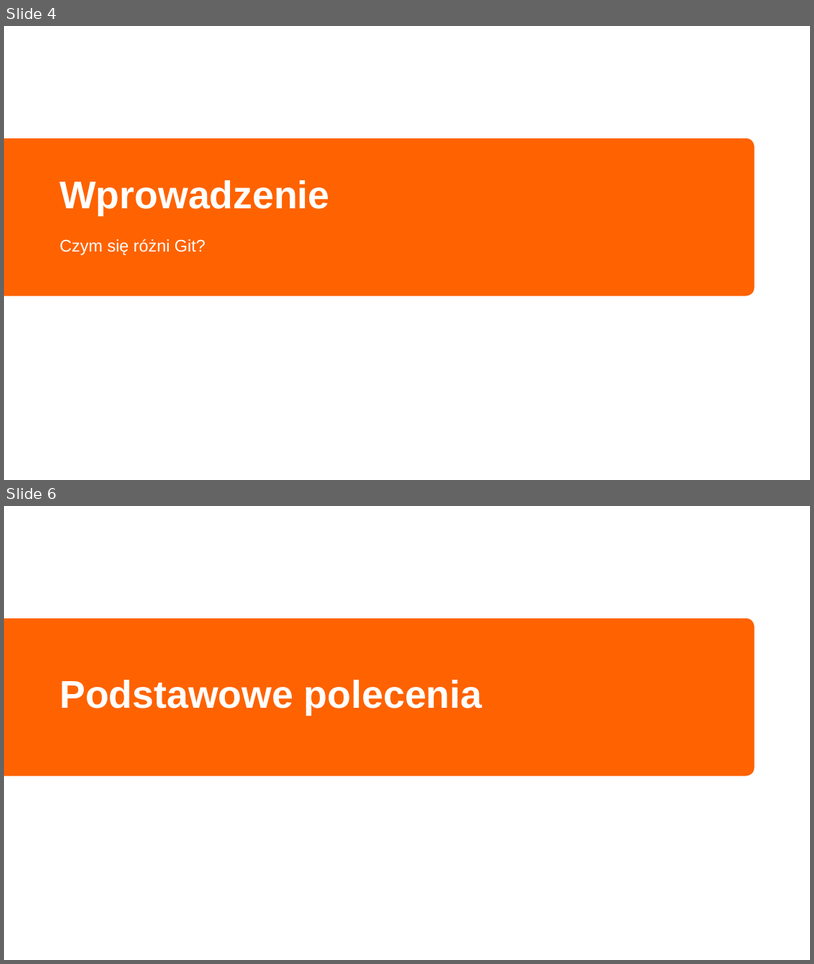
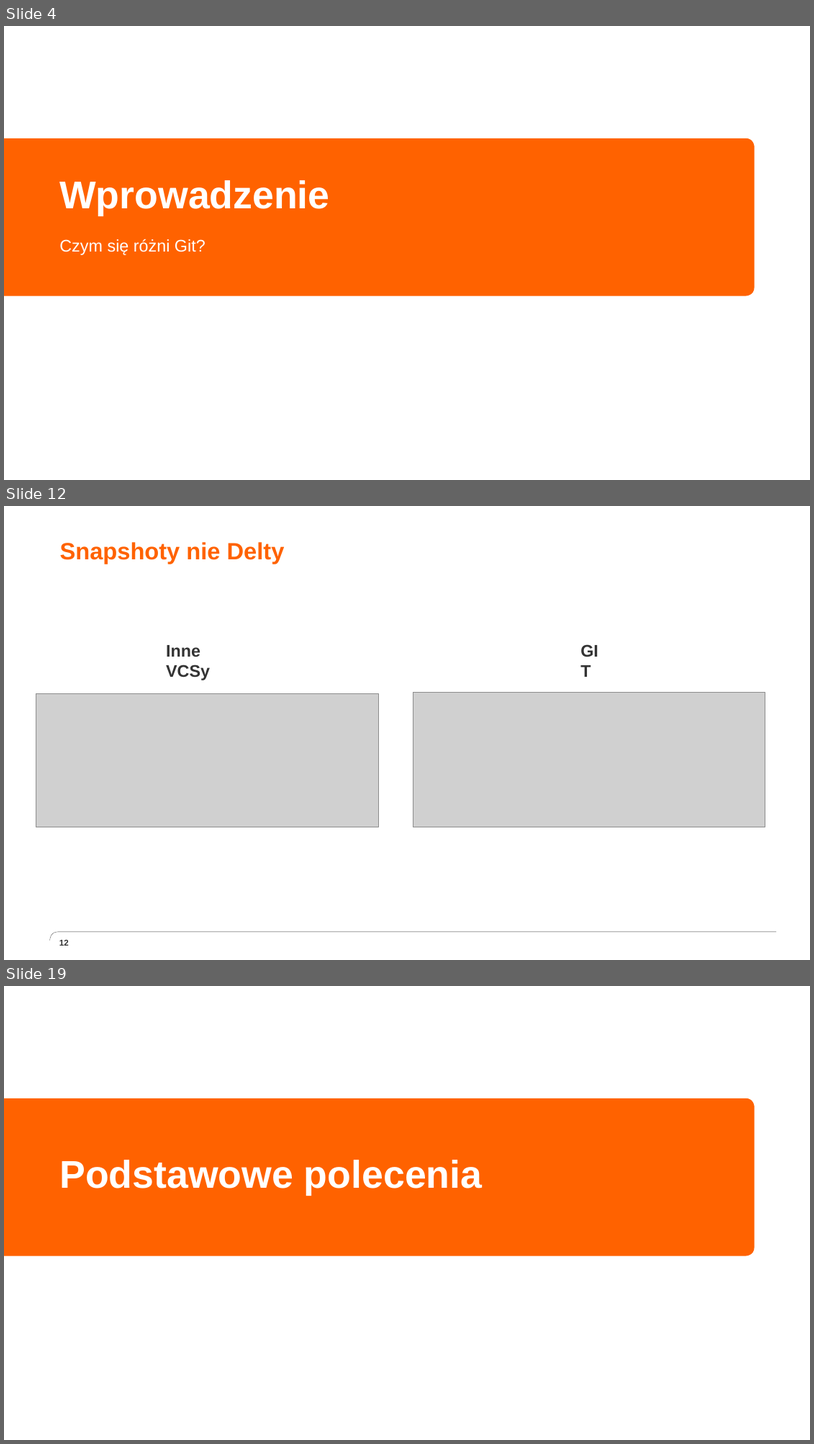
Before and after one commit to grazin/materialy, a slide deck: Programowanie użytkowe - Git.pptx. Shown one above the other, each under a label of ours: slides 4 and 6 before the commit, slides 4, 12 and 19 after it; the slides between them are not shown. The pictures are 814x964 and 814x1444 pixels, drawn with LibreOffice and Linux fonts; fonts in the diff are those of the drawing; grey boxes stand for pictures; background and template pictures are left out. Boxes give left, top, right and bottom in pixels: in the first picture for what was removed or moved away, otherwise in the second. Text is boxed around its words. In the diff, an @@ line names an element or a change of style, - is before the commit and + after.

```diff
--- a/Programowanie użytkowe - Git.pptx
+++ b/Programowanie użytkowe - Git.pptx
@@ slide 12 added at box(4, 506, 810, 960), background #FFFFFF @@
@@ title added at box(60, 542, 285, 564), 28 pt, text #FF6200, bold @@
+Snapshoty nie Delty
@@ text added at box(166, 645, 210, 680), 20 pt, text #333333, bold @@
+Inne VCSy
@@ text added at box(579, 637, 608, 663), 20 pt, text #333333, bold @@
+GIT
@@ picture added at box(36, 694, 378, 826) @@
@@ picture added at box(413, 692, 766, 826) @@
@@ freeform shape added at box(50, 932, 777, 939), outline #333333 0.25 pt @@
@@ page number added at box(59, 939, 69, 945), 10 pt, text #333333, bold @@
+12
@@ what was slide 6 is now slide 19 @@
```
Also in this commit, not shown: 2 slides changed, 13 other slides added.
